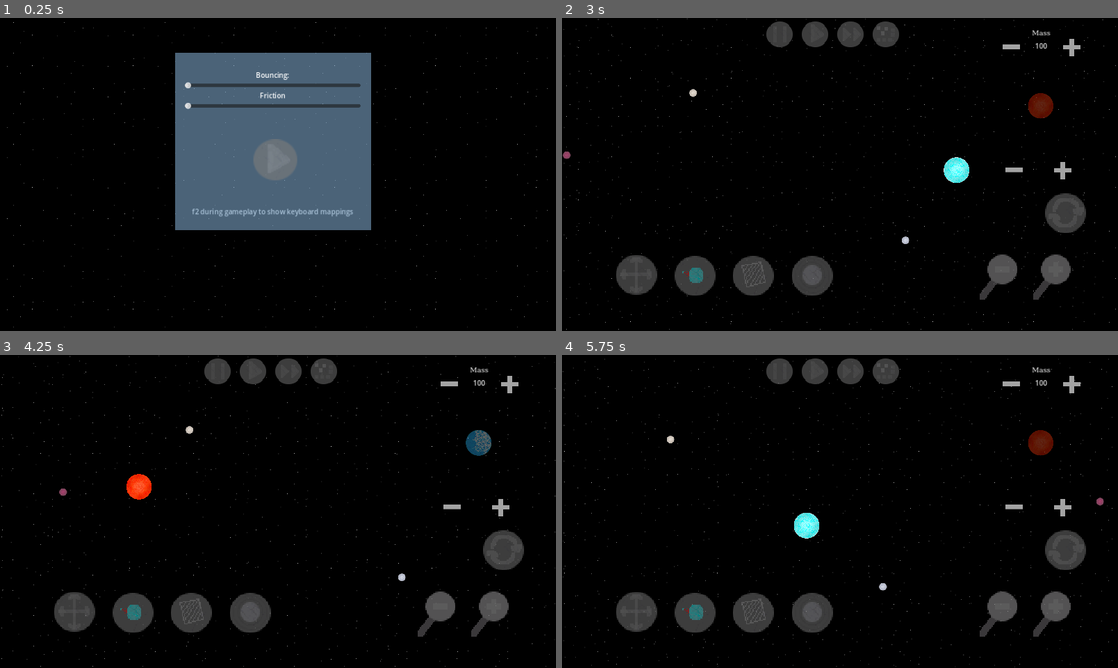
Above: before the commit, frames 1-4 (two rows, left to right).
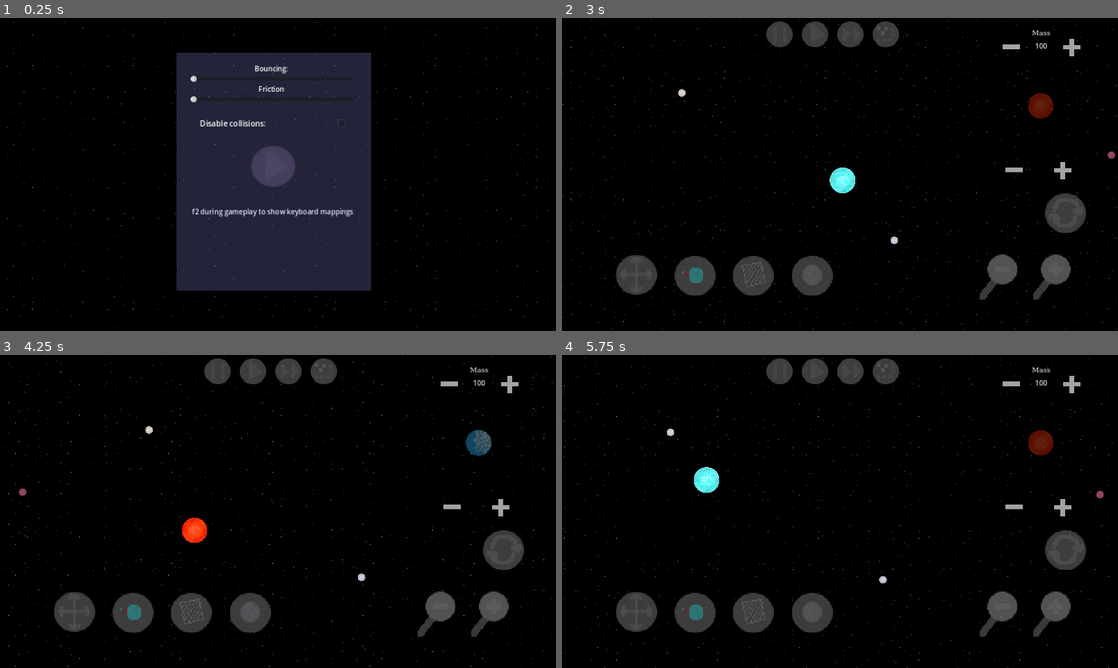
Above: after the commit, the same moments.

Repository: ArielLeiva/SimulacionGravitacional
Game: Godot game, scene res://scenes/main_menu.tscn
The game is run twice, just before and just after one commit, with the same random seed, the same clock (stepped at 60 frames per second) and the same inputs. Sound files missing from this copy of the repository are replaced by a short silence.
Inputs (mouse positions are in pixels of both pictures, inside the frame that each line leads up to):
- Up to frame 1 (0.25 s): no input
- Up to frame 2 (3 s): click (901, 124) at 0.52 s; tap Enter (start_game) at 1.25 s; move the mouse to (962, 158) at 1.27 s; hold F (fast_forward) 1.28-2 s; hold Enter (start_game) 1.28-2 s; click (962, 158) at 1.42 s; tap R (restart_scene) at 2 s; drag from (728, 190) to (840, 174) at 2.02 s; move the mouse to (895, 105) at 2.77 s; hold F (fast_forward) from 2.78 s (still down); hold Left (camera_left) from 2.78 s (still down)
- Up to frame 3 (4.25 s): tap Enter (start_game) at 3.05 s; release F (fast_forward) at 3.5 s; release Left (camera_left) at 3.5 s; drag from (250, 574) to (111, 464) at 3.52 s
- Up to frame 4 (5.75 s): move the mouse to (1006, 558) at 4.27 s; hold Up (camera_up) 4.28-5 s; tap Enter (start_game) at 4.55 s; tap R (restart_scene) at 4.9 s; drag from (673, 464) to (840, 539) at 5.02 s

The runs differ from the first frame. In frame 1, 26% of the frame differs, in the area x 31-67%, y 11-88%; in frame 2, 1.4%; in frame 3, 1.4%; in frame 4, 1.4%.

Commit message:
Añadido checkbox para desactivar colisiones

Diff:
--- a/scenes/container.tscn
+++ b/scenes/container.tscn
@@ -65,6 +65,7 @@
 metadata/_edit_use_anchors_ = true
 
 [node name="walls" type="StaticBody2D" parent="."]
+visible = false
 
 [node name="LeftWall" type="CollisionShape2D" parent="walls" groups=["collisions"]]
 position = Vector2(-3846, -2)
@@ -75,6 +76,7 @@
 shape = SubResource("RectangleShape2D_spnkb")
 
 [node name="up_down" type="StaticBody2D" parent="."]
+visible = false
 
 [node name="CollisionShape2D" type="CollisionShape2D" parent="up_down" groups=["collisions"]]
 position = Vector2(0, -2181)
--- a/scenes/main_menu.tscn
+++ b/scenes/main_menu.tscn
@@ -52,44 +52,70 @@
 
 [node name="menuUI" type="CanvasLayer" parent="."]
 
-[node name="options_background" type="TextureRect" parent="menuUI"]
-modulate = Color(0.466667, 0.619608, 0.752941, 0.627451)
-offset_left = 403.0
+[node name="Control" type="Control" parent="menuUI"]
+layout_mode = 3
+anchors_preset = 0
+offset_right = 40.0
+offset_bottom = 40.0
+
+[node name="options_background" type="TextureRect" parent="menuUI/Control"]
+modulate = Color(0.54902, 0.560784, 0.890196, 0.25098)
+offset_left = 407.0
 offset_top = 80.0
 offset_right = 854.0
-offset_bottom = 488.0
+offset_bottom = 627.0
 texture = SubResource("CanvasTexture_30ye2")
 
-[node name="VBoxContainer" type="VBoxContainer" parent="menuUI"]
-offset_left = 425.0
-offset_top = 120.0
-offset_right = 830.0
-offset_bottom = 426.0
+[node name="VBoxContainer" type="VBoxContainer" parent="menuUI/Control"]
+offset_left = 438.0
+offset_top = 105.0
+offset_right = 812.0
+offset_bottom = 627.0
+size_flags_horizontal = 0
+size_flags_vertical = 0
 
-[node name="Label" type="Label" parent="menuUI/VBoxContainer"]
+[node name="Label" type="Label" parent="menuUI/Control/VBoxContainer"]
 layout_mode = 2
 text = "Bouncing:
 "
 horizontal_alignment = 1
 
-[node name="BSlide" type="HSlider" parent="menuUI/VBoxContainer"]
+[node name="BSlide" type="HSlider" parent="menuUI/Control/VBoxContainer"]
 layout_mode = 2
 
-[node name="Label2" type="Label" parent="menuUI/VBoxContainer"]
+[node name="Label2" type="Label" parent="menuUI/Control/VBoxContainer"]
 layout_mode = 2
 text = "Friction
 "
 horizontal_alignment = 1
 
-[node name="FSlide" type="HSlider" parent="menuUI/VBoxContainer"]
+[node name="FSlide" type="HSlider" parent="menuUI/Control/VBoxContainer"]
 layout_mode = 2
 
-[node name="start_button" type="TouchScreenButton" parent="menuUI/VBoxContainer"]
-modulate = Color(1, 1, 1, 0.643137)
-position = Vector2(153, 159)
+[node name="start_button" type="TouchScreenButton" parent="menuUI/Control/VBoxContainer"]
+modulate = Color(0.745098, 0.65098, 0.956863, 0.580392)
+position = Vector2(135, 189)
 scale = Vector2(2.725, 2.775)
 texture_normal = ExtResource("1_gveui")
 action = "start_game"
+
+[node name="no_collisions_mode" type="HBoxContainer" parent="menuUI/Control"]
+layout_mode = 0
+offset_left = 460.0
+offset_top = 210.0
+offset_right = 777.0
+offset_bottom = 269.0
+scale = Vector2(1.11, 1.11)
+theme_override_constants/separation = 145
+
+[node name="Label" type="Label" parent="menuUI/Control/no_collisions_mode"]
+layout_mode = 2
+text = "Disable collisions:"
+
+[node name="collisions_disabled" type="CheckBox" parent="menuUI/Control/no_collisions_mode"]
+layout_mode = 2
+focus_mode = 0
+icon_alignment = 1
 
 [node name="tip" type="Label" parent="."]
 offset_left = 442.0
@@ -98,5 +124,15 @@
 offset_bottom = 490.0
 text = "f2 during gameplay to show keyboard mappings"
 
-[connection signal="value_changed" from="menuUI/VBoxContainer/BSlide" to="." method="_on_b_slide_value_changed"]
-[connection signal="value_changed" from="menuUI/VBoxContainer/FSlide" to="." method="_on_f_slide_value_changed"]
+[node name="Control" type="Control" parent="."]
+layout_mode = 3
+anchors_preset = 14
+anchor_top = 0.5
+anchor_right = 1.0
+anchor_bottom = 0.5
+grow_horizontal = 2
+grow_vertical = 2
+
+[connection signal="value_changed" from="menuUI/Control/VBoxContainer/BSlide" to="." method="_on_b_slide_value_changed"]
+[connection signal="value_changed" from="menuUI/Control/VBoxContainer/FSlide" to="." method="_on_f_slide_value_changed"]
+[connection signal="toggled" from="menuUI/Control/no_collisions_mode/collisions_disabled" to="." method="_on_collisions_disabled_toggled"]
--- a/scripts/balls.gd
+++ b/scripts/balls.gd
@@ -18,6 +18,9 @@
 	col.position.x = 2
 	col.position.y = 2
 	col.shape.radius = proportion * glob.base_ball_col_size
+	if glob.disable_collisions:
+		col.shape.radius = 6
+		lock_rotation = true
 	sprite.scale = Vector2(proportion, proportion)
 	sprite.texture = glob.new_sprite
 	# Picking some random skin for the next ball
--- a/scripts/main_menu.gd
+++ b/scripts/main_menu.gd
@@ -2,6 +2,7 @@
 
 var bouncing: float = 0.0
 var friction: float = 0.0
+var disable_collision = false
 
 func _on_b_slide_value_changed(value):
 	bouncing = value / 100
@@ -9,8 +10,12 @@
 func _on_f_slide_value_changed(value):
 	friction = value / 100
 
+func _on_collisions_disabled_toggled(toggled_on):
+	disable_collision = toggled_on
+
 func _unhandled_input(event):
 	if event.is_action_pressed("start_game"):
 		glob.ball_friction = friction
 		glob.ball_bounce = bouncing
+		glob.disable_collisions = disable_collision
 		get_tree().change_scene_to_file("res://scenes/space.tscn")
--- a/scripts/vars.gd
+++ b/scripts/vars.gd
@@ -23,6 +23,7 @@
 
 var ball_friction = 0
 var ball_bounce = 0
+var disable_collisions = false
 
 func load_sprites():
 	var path = "res://assets/celestial_bodies/"
@@ -58,6 +59,7 @@
 	new_vol = 1
 	attract = false
 	get_tree().paused = false
+	Engine.time_scale = 1
 
 	# Loading prites that will be used to create balls
 	load_sprites()
Not shown: 1 places in scenes/main_menu.tscn that only renumber resources
